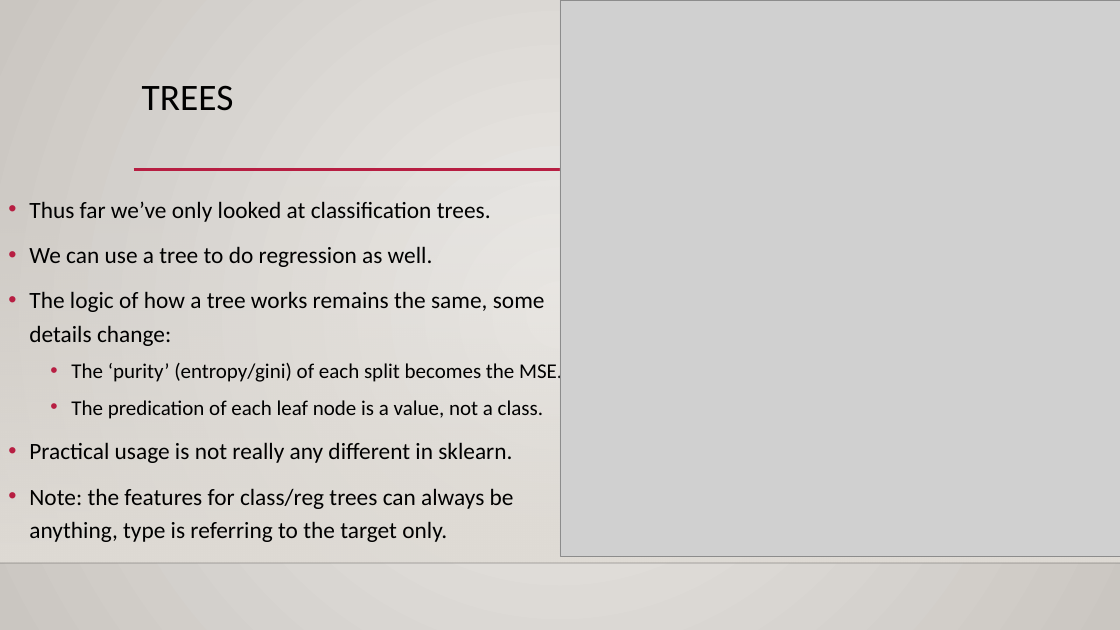
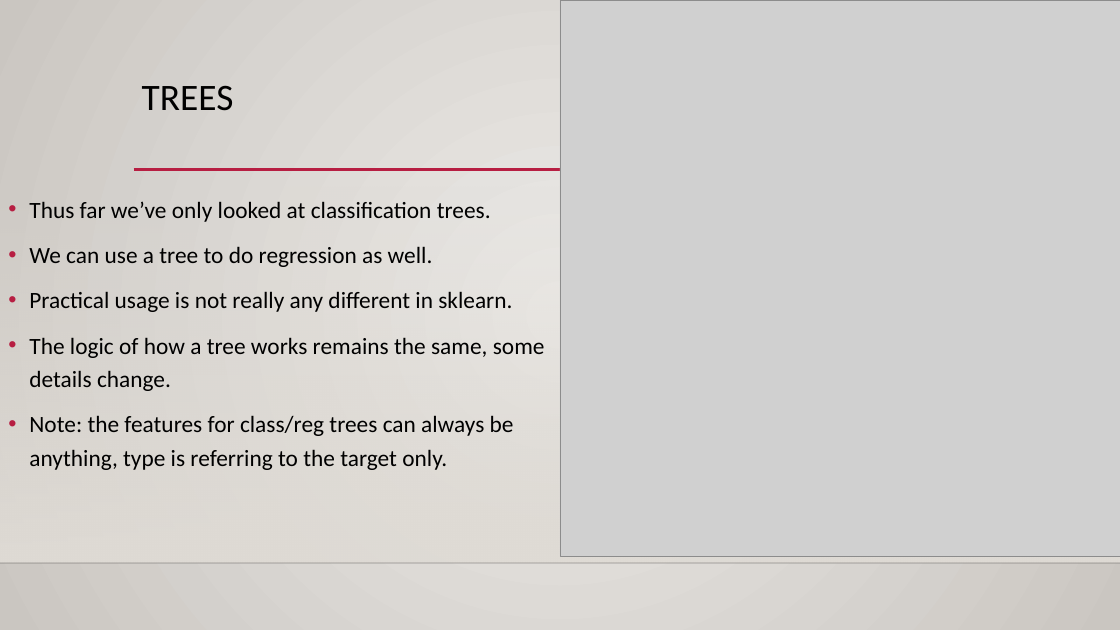
Before and after one commit to glennybarnes/Intro_to_Machine_Learning_Students, a slide deck: slide 3 of reference_content/Slides/006_regression_trees.pptx. Drawn at 1120x630 pixels with LibreOffice and Linux fonts; fonts in the diff are those of the drawing; grey boxes stand for pictures; background and template pictures are left out. Boxes give left, top, right and bottom in pixels: in the first picture for what was removed or moved away, otherwise in the second. Text is boxed around its words. In the diff, an @@ line names an element or a change of style, - is before the commit and + after.

```diff
--- a/reference_content/Slides/006_regression_trees.pptx
+++ b/reference_content/Slides/006_regression_trees.pptx
@@ text at box(29, 291, 562, 419): paragraphs removed @@
-• The logic of how a tree works remains the same, some details change:
-  • The ‘purity’ (entropy/gini) of each split becomes the MSE.
-  • The predication of each leaf node is a value, not a class.
@@ text at box(29, 337, 545, 391): paragraph added @@
+• The logic of how a tree works remains the same, some details change.
```
Also in this commit, not shown: 2 other slides changed, 3 slides added, 2 other files.
